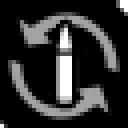
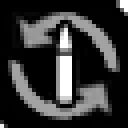
The second 128 × 128 image is a revision of the first. Changes to its layers:
painted on "UIPerk_wholenineyards.TGA" over bbox(12, 12, 116, 120)
